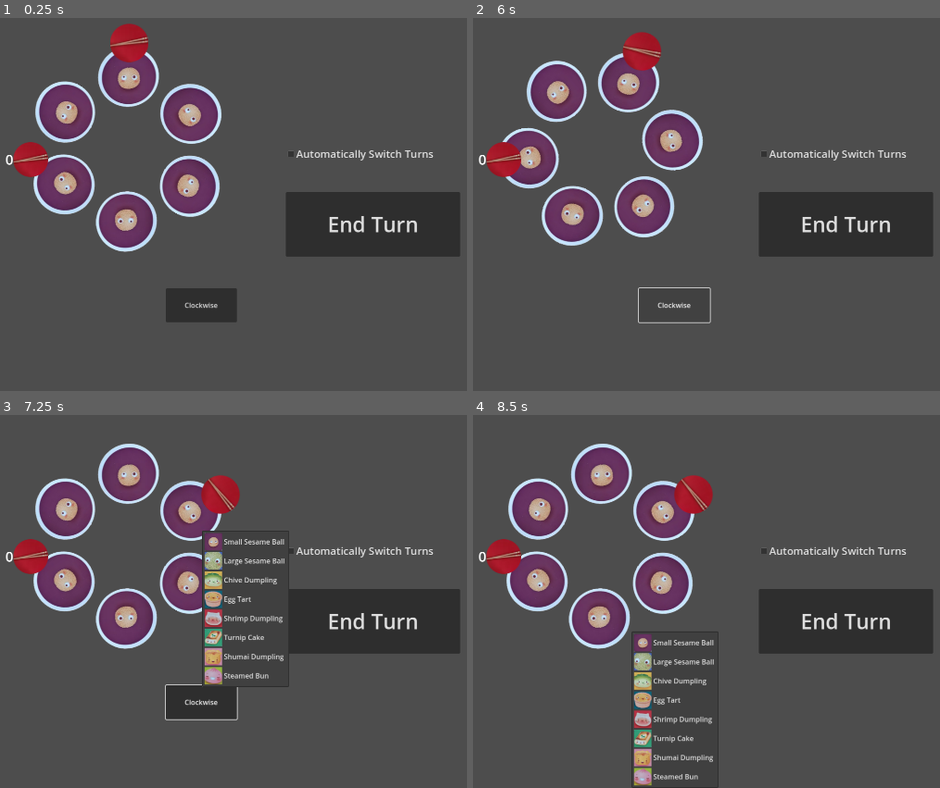
Above: before the commit, frames 1-4 (two rows, left to right).
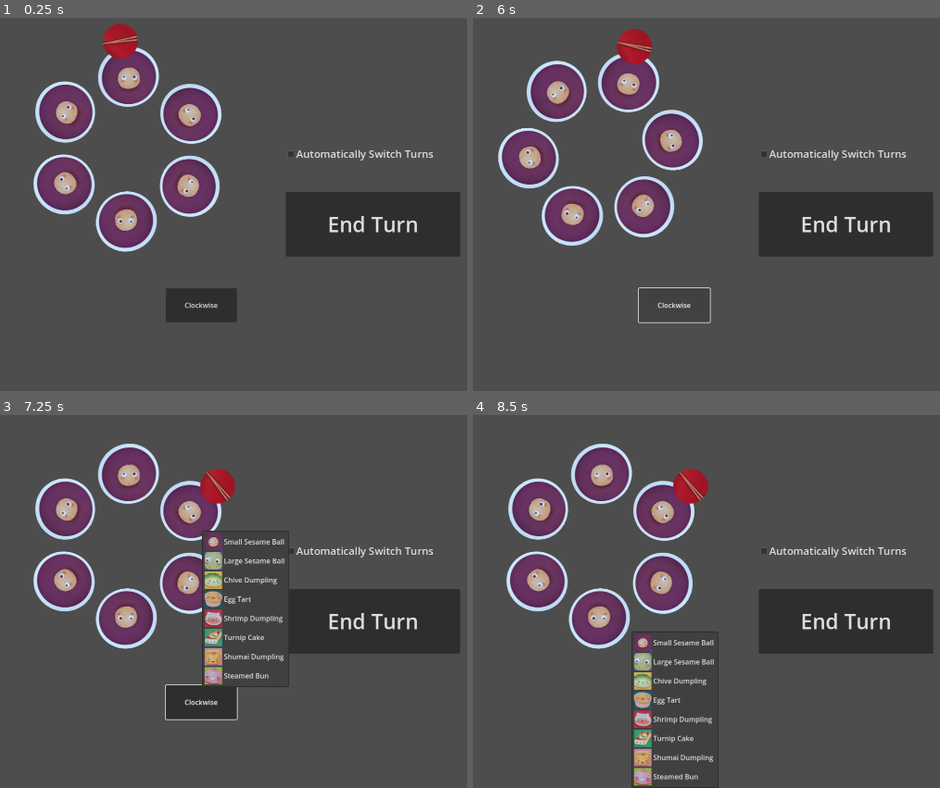
Above: after the commit, the same moments.

Repository: BrandonChang1/CPSC481AIsushidimsum
Game: Godot game, scene res://main.tscn
Same seed, same stepped clock (60 frames per second), same inputs: the game is played once before the commit and once after it.
Inputs (mouse positions are in pixels of both pictures, inside the frame that each line leads up to):
- Up to frame 1 (0.25 s): no input
- Up to frame 2 (6 s): click (599, 77) at 0.5 s; click (664, 114) at 1.25 s; click (664, 185) at 2 s; click (599, 223) at 2.75 s; click (538, 185) at 3.5 s; click (538, 111) at 4.25 s; click "End Turn" at 5 s; click "Clockwise" at 5.75 s
- Up to frame 3 (7.25 s): click (191, 511) at 6.5 s
- Up to frame 4 (8.5 s): click (664, 582) at 7.25 s; click (599, 620) at 8 s

The runs differ from the first frame. In frame 1, 1.1% of the frame differs, in the area x 1-32%, y 1-43%; in frame 2, 1.1%; in frame 3, 1.1%, in the area x 1-52%, y 14-43%; in frame 4, 1.1%.
Error after the commit: Invalid access to property or key '[3, 2, 1, 0, 1, 2]' on a base object of type 'Array'. (res://main.tscn::GDScript_pa3jy:102)

Commit message:
having probs

Diff:
--- a/bowl.gd
+++ b/bowl.gd
@@ -49,4 +49,3 @@
 
 func rotate(degrees: int) -> void:
 	self.set_rotation_degrees(self.get_rotation_degrees() + degrees)
-	print(self.name, " rotated")
--- a/chopstick.gd
+++ b/chopstick.gd
@@ -1,4 +1,4 @@
-extends TextureRect
+extends RichTextLabel
 
 
 # Called when the node enters the scene tree for the first time.
@@ -12,4 +12,3 @@
 
 func rotate(degrees: int) -> void:
 	self.set_rotation_degrees(self.get_rotation_degrees() + degrees)
-	print(self.name, " rotated")
--- a/main.tscn
+++ b/main.tscn
@@ -9,7 +9,6 @@
 [ext_resource type="Texture2D" uid="uid://csckvcl4ludgf" path="res://images/turnip_sq.png" id="6_l42ue"]
 [ext_resource type="Texture2D" uid="uid://evusbtpc7po4" path="res://images/shumai_sq.png" id="7_q68mw"]
 [ext_resource type="Texture2D" uid="uid://bvevxkj6ufquj" path="res://images/steamed_sq.png" id="8_k300g"]
-[ext_resource type="Texture2D" uid="uid://b6gdt01u6d75l" path="res://images/chopsticks.png" id="10_3l2kh"]
 [ext_resource type="Script" path="res://bowl.gd" id="10_m761y"]
 [ext_resource type="Script" path="res://chopstick.gd" id="12_1jv5p"]
 
@@ -20,10 +19,11 @@
 extends Control
 
 var bowls = []
+var chopsticks = []
 var rotations_start = [0, 2*PI/6, 2*PI/6 * 2, 2*PI/6 * 3, 2*PI/6 * 4, 2*PI/6 * 5] # need to use radians. if degrees, floating point bullshit occurs
 var rotation_degrees_remaining:int = 0
 var distances = [[3, 2, 1, 0, 1, 2], [0, 1, 2, 3, 2, 1]] # should add more logic to this. 0th element is distance from each bowl to player1, etc
-var chopsticks = [0, 0, 0, 0, 0, 0]
+var chopsticks_count = [0, 0, 0, 0, 0, 0]
 var chopsticks_image = preload(\"res://images/chopsticks.png\")
 var all_ready = false
 
@@ -55,26 +55,18 @@
 
 # Called when the node enters the scene tree for the first time.
 func _ready() -> void:
-	var chop_test = get_node(\"RichTextLabel\")
+	var chop_test = get_node(\"Chopstick0\")
 	chop_test.add_image(chopsticks_image)
 
 	for n in num_players:
 		player_foods.append([0,0,0,0,0,0,0,0]) # watch out, this is a shallow copy. see the abandoned mahjong for more on this.
 
-	var bowl0 = $Bowl0
-	var bowl1 = $Bowl1
-	var bowl2 = $Bowl2
-	var bowl3 = $Bowl3
-	var bowl4 = $Bowl4
-	var bowl5 = $Bowl5
-	bowls = [bowl0, bowl1, bowl2, bowl3, bowl4, bowl5]
+	bowls = [$Bowl0, $Bowl1, $Bowl2, $Bowl3, $Bowl4, $Bowl5]
+	chopsticks = [$Chopstick0, $Chopstick1, $Chopstick2, $Chopstick3, $Chopstick4, $Chopstick5]
+
 	for n in 6:
 		bowls[n].set_rotation(rotations_start[n])
-	# print(get_tree().get_nodes_in_group(\"rotators\"))
-	all_ready = true	# not sure if this is even necessary
-
-
-
+		chopsticks[n].set_rotation(rotations_start[n])
 
 # Called every frame. 'delta' is the elapsed time since the previous frame.
 func _process(delta: float) -> void:
@@ -113,9 +105,22 @@
 		rotate_board(1)
 
 func rotate_board(distance:int) -> void:
+		var temp:int
+
 		rotation_degrees_remaining += 60 * distance
-		chopsticks[distances[curr_turn].find(0)] += 1
-
+
+		for n in distances:
+			if distance < 0:
+				temp = distances[n].pop_back()
+				distances[n].push_front(temp)
+			if distance > 0:
+				temp = distances[n].pop_front()
+				distances[n].push_back(temp)
+
+		print(distances)
+
+func add_chopstick(index:int) -> void:
+	chopsticks_count[index] += 1
 
 func _on_check_box_toggled(toggled_on: bool) -> void:
 	autoturn = toggled_on
@@ -425,24 +430,60 @@
 offset_bottom = 942.0
 text = "Clockwise"
 
-[node name="Chopstick0" type="TextureRect" parent="." groups=["chopsticks", "rotators"]]
-layout_mode = 0
-offset_left = 824.0
-offset_top = 256.0
-offset_right = 912.0
-offset_bottom = 344.0
-pivot_offset = Vector2(40, 288)
-texture = ExtResource("10_3l2kh")
-script = ExtResource("12_1jv5p")
-
-[node name="RichTextLabel" type="RichTextLabel" parent="."]
-layout_mode = 0
-offset_left = 584.0
-offset_top = 528.0
-offset_right = 696.0
-offset_bottom = 640.0
-theme_override_font_sizes/normal_font_size = 32
-text = "0"
+[node name="Chopstick0" type="RichTextLabel" parent="." groups=["chopsticks", "rotators"]]
+layout_mode = 0
+offset_left = 808.0
+offset_top = 256.0
+offset_right = 920.0
+offset_bottom = 368.0
+pivot_offset = Vector2(56, 288)
+theme_override_font_sizes/normal_font_size = 32
+script = ExtResource("12_1jv5p")
+
+[node name="Chopstick1" type="RichTextLabel" parent="." groups=["chopsticks", "rotators"]]
+offset_left = 808.0
+offset_top = 256.0
+offset_right = 920.0
+offset_bottom = 368.0
+pivot_offset = Vector2(56, 288)
+theme_override_font_sizes/normal_font_size = 32
+script = ExtResource("12_1jv5p")
+
+[node name="Chopstick2" type="RichTextLabel" parent="." groups=["chopsticks", "rotators"]]
+offset_left = 808.0
+offset_top = 256.0
+offset_right = 920.0
+offset_bottom = 368.0
+pivot_offset = Vector2(56, 288)
+theme_override_font_sizes/normal_font_size = 32
+script = ExtResource("12_1jv5p")
+
+[node name="Chopstick3" type="RichTextLabel" parent="." groups=["chopsticks", "rotators"]]
+offset_left = 808.0
+offset_top = 256.0
+offset_right = 920.0
+offset_bottom = 368.0
+pivot_offset = Vector2(56, 288)
+theme_override_font_sizes/normal_font_size = 32
+script = ExtResource("12_1jv5p")
+
+[node name="Chopstick4" type="RichTextLabel" parent="." groups=["chopsticks", "rotators"]]
+offset_left = 808.0
+offset_top = 256.0
+offset_right = 920.0
+offset_bottom = 368.0
+pivot_offset = Vector2(56, 288)
+theme_override_font_sizes/normal_font_size = 32
+script = ExtResource("12_1jv5p")
+
+[node name="Chopstick5" type="RichTextLabel" parent="." groups=["chopsticks", "rotators"]]
+offset_left = 808.0
+offset_top = 256.0
+offset_right = 920.0
+offset_bottom = 368.0
+pivot_offset = Vector2(56, 288)
+theme_override_font_sizes/normal_font_size = 32
+script = ExtResource("12_1jv5p")
 
 [connection signal="food_taken" from="Bowl0" to="." method="_on_menu_button_food_taken"]
 [connection signal="food_taken" from="Bowl1" to="." method="_on_menu_button_food_taken"]
Not shown: 1 places in main.tscn that only renumber resources
